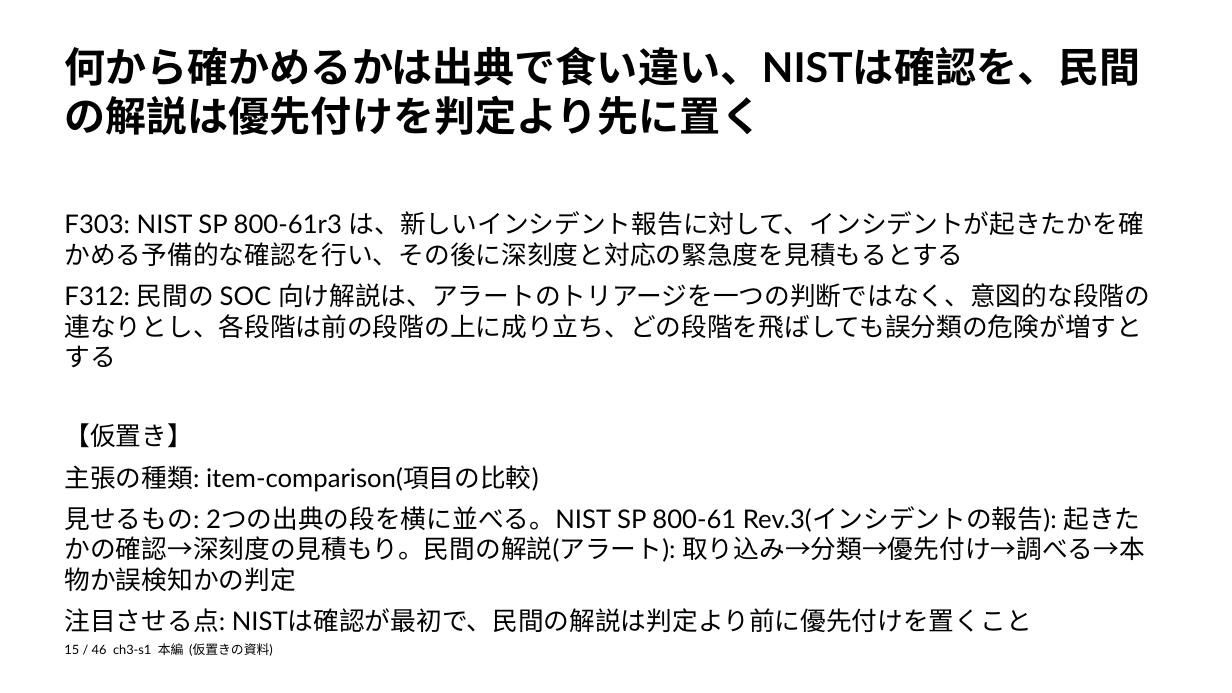
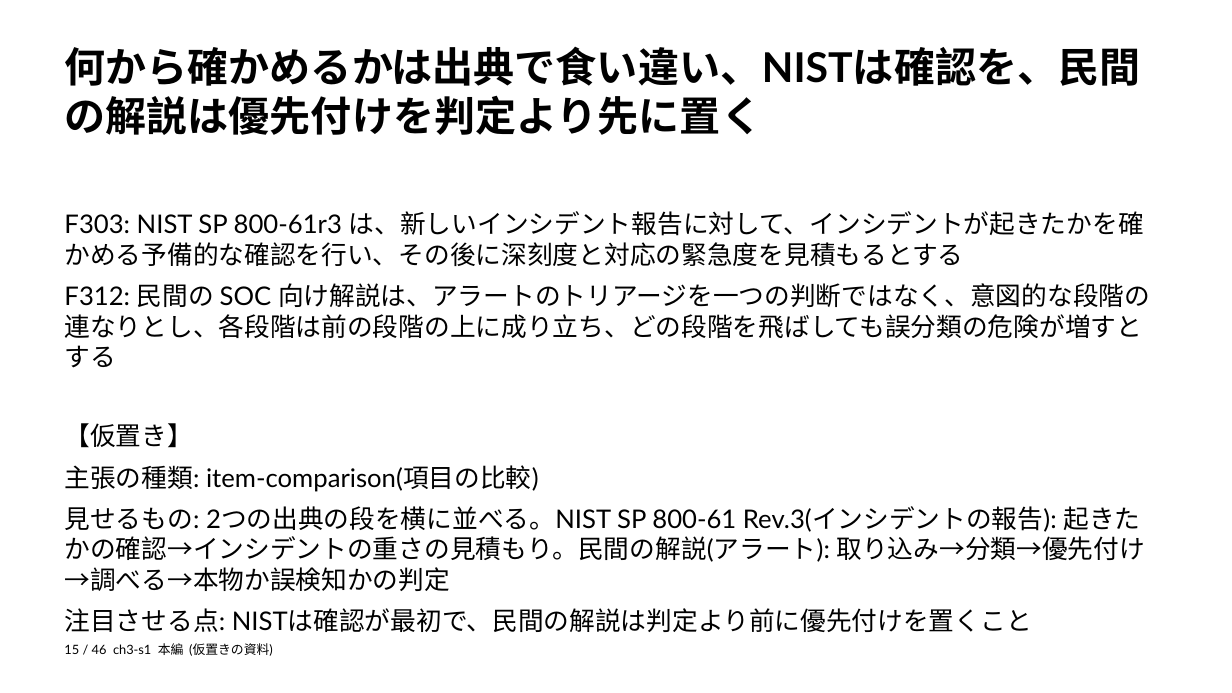
Before and after one commit to zyuuryuu/PPTX-Planner, a slide deck: slide 15 of trial/deck/preview/placeholder.pptx. Drawn at 1232x693 pixels with LibreOffice and Linux fonts; fonts in the diff are those of the drawing. Boxes give left, top, right and bottom in pixels: in the first picture for what was removed or moved away, otherwise in the second. Text is boxed around its words. In the diff, an @@ line names an element or a change of style, - is before the commit and + after.

```diff
--- a/trial/deck/preview/placeholder.pptx
+++ b/trial/deck/preview/placeholder.pptx
@@ text at box(64, 506, 1145, 591): text changed @@
-見せるもの: 2つの出典の段を横に並べる。NIST SP 800-61 Rev.3(インシデントの報告): 起きたかの確認→深刻度の見積もり。民間の解説(アラート): 取り込み→分類→優先付け→調べる→本物か誤検知かの判定
+見せるもの: 2つの出典の段を横に並べる。NIST SP 800-61 Rev.3(インシデントの報告): 起きたかの確認→インシデントの重さの見積もり。民間の解説(アラート): 取り込み→分類→優先付け→調べる→本物か誤検知かの判定
```
Also in this commit, not shown: 3 other slides changed, 11 other files.
